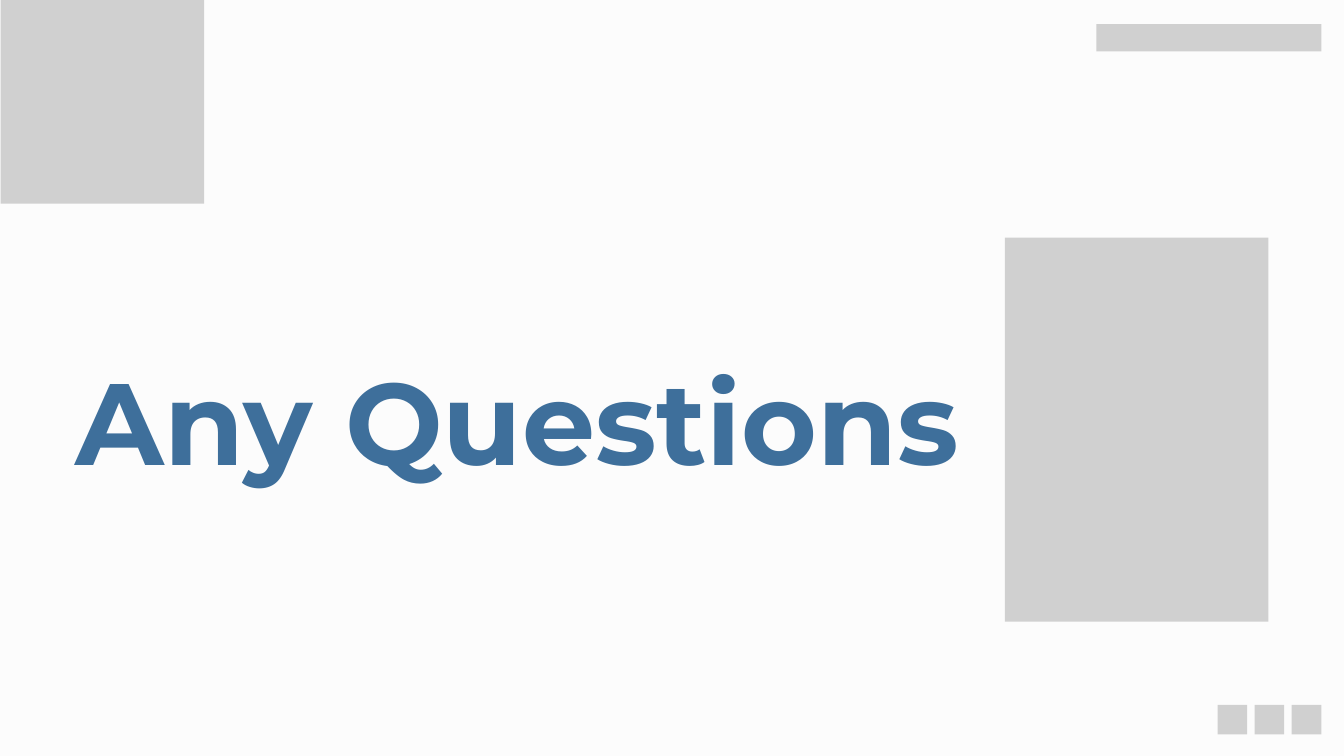
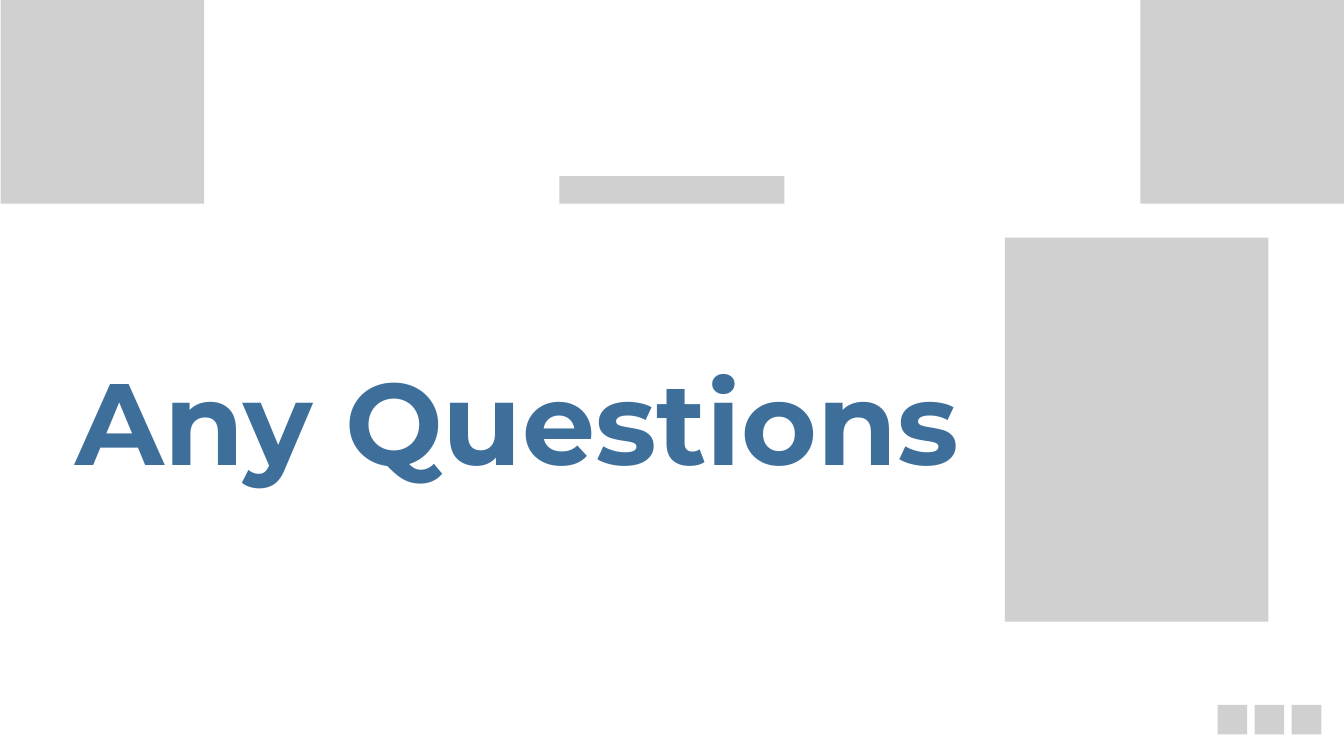
Before and after one commit to aliraza-data/Loan-Default-Risk-Analysis, a slide deck: slide 25 of Presentation/Project_Presentation.pptx (slide 14 before the commit). Drawn at 1344x756 pixels with LibreOffice and Linux fonts; fonts in the diff are those of the drawing; grey boxes stand for pictures. Boxes give left, top, right and bottom in pixels: in the first picture for what was removed or moved away, otherwise in the second. Text is boxed around its words. In the diff, an @@ line names an element or a change of style, - is before the commit and + after.

```diff
--- a/Presentation/Project_Presentation.pptx
+++ b/Presentation/Project_Presentation.pptx
@@ background #FCFCFC to #FFFFFF @@
@@ picture added at box(1140, 0, 1344, 204) @@
@@ picture: place and size @@
-picture at box(1096, 24, 1321, 52)
+picture at box(560, 176, 785, 204)
```
Also in this commit, not shown: 5 other slides changed, 20 slides added, 9 slides removed.
